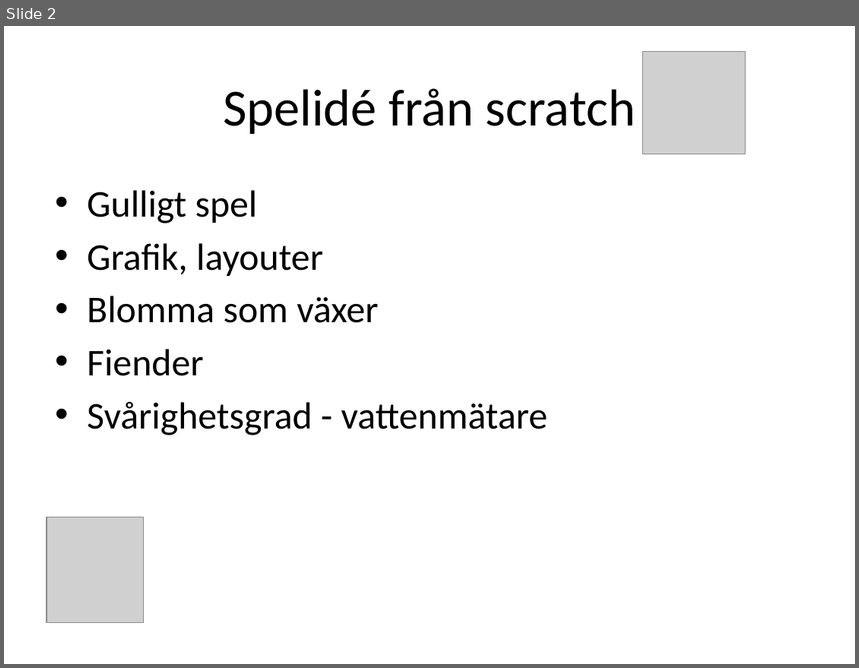
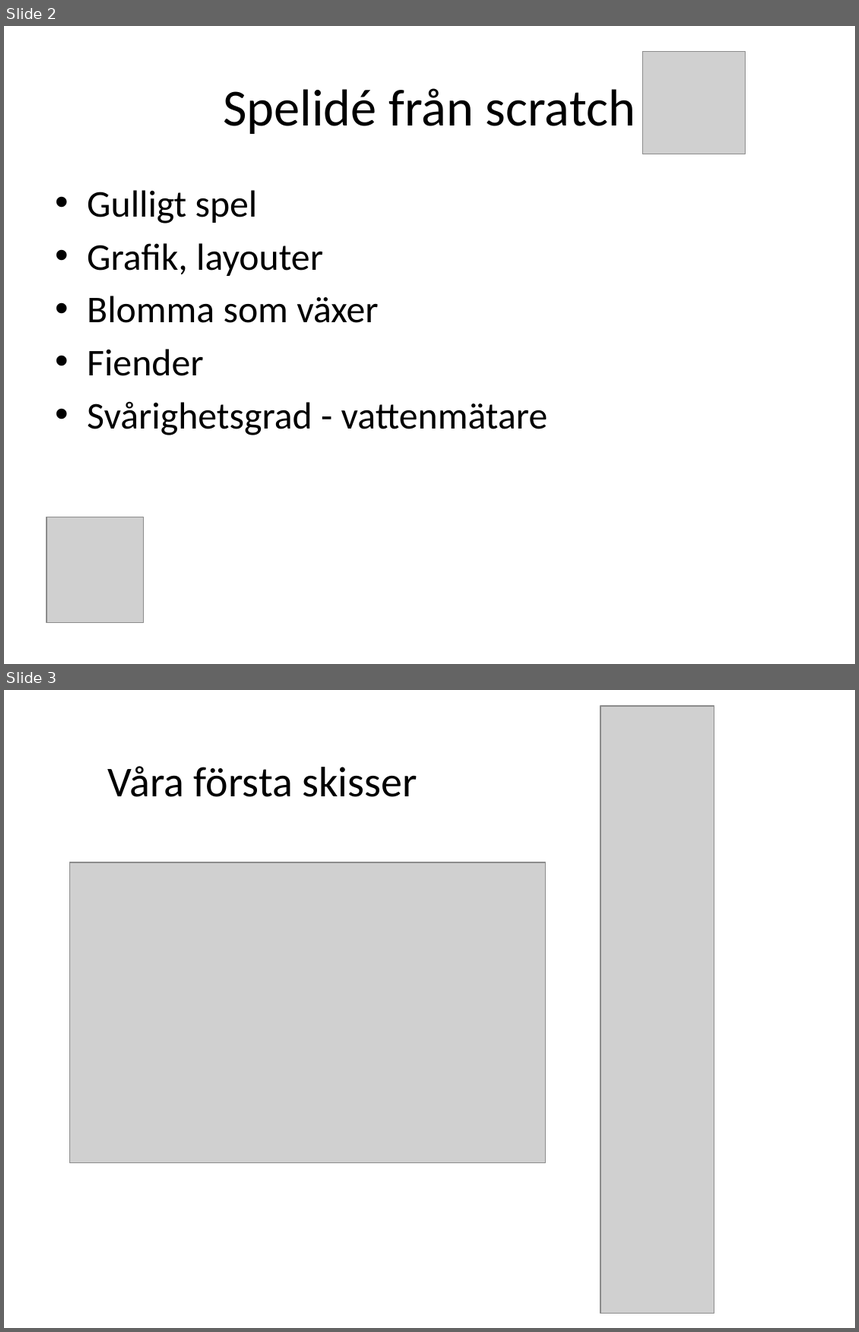
Before and after one commit to lisa-bee/FlowerGrow, a slide deck: document/Presentation FlowerGrow.pptx. Shown one above the other, each under a label of ours: slide 2 before the commit, slides 2 and 3 after it. The pictures are 859x668 and 859x1332 pixels, drawn with LibreOffice and Linux fonts; fonts in the diff are those of the drawing; grey boxes stand for pictures. Boxes give left, top, right and bottom in pixels: in the first picture for what was removed or moved away, otherwise in the second. Text is boxed around its words. In the diff, an @@ line names an element or a change of style, - is before the commit and + after.

```diff
--- a/document/Presentation FlowerGrow.pptx
+++ b/document/Presentation FlowerGrow.pptx
@@ slide 3 added at <box>4,690,855,1328</box>, background #FFFFFF @@
@@ picture added at <box>601,706,715,1314</box> @@
@@ text added at <box>108,766,417,797</box>, 36 pt, text #000000 @@
+Våra första skisser
@@ picture added at <box>69,863,545,1163</box> @@
```
Also in this commit, not shown: 4 slides changed, 9 other slides added, 1 slide removed, 2 other files.
